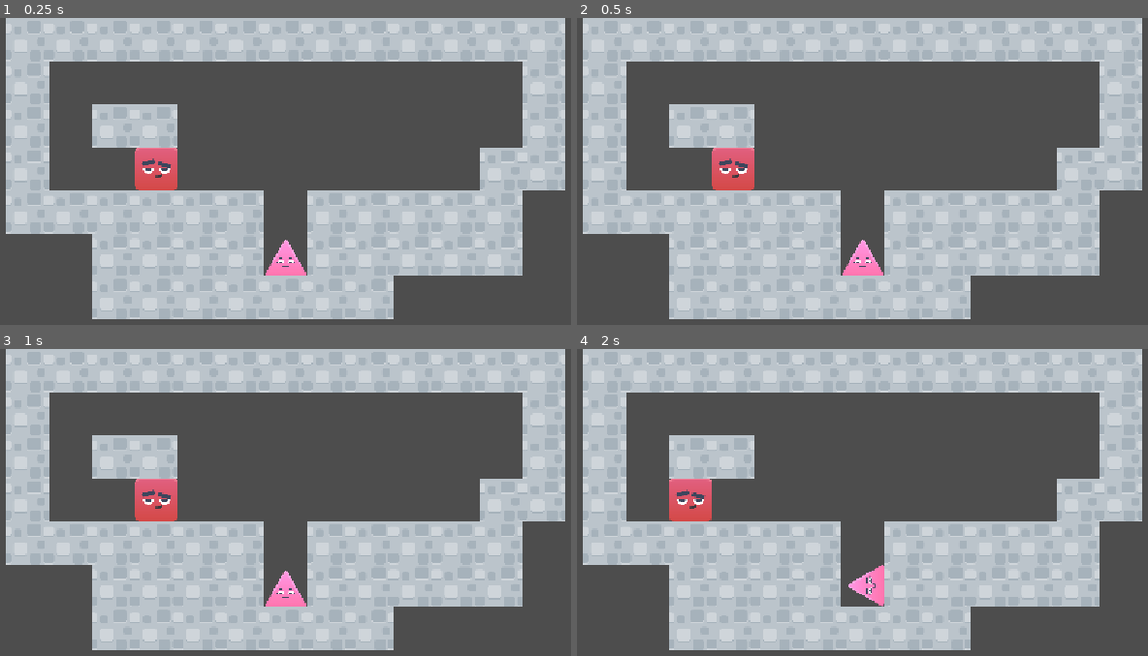
Above: before the commit, frames 1-4 (two rows, left to right).
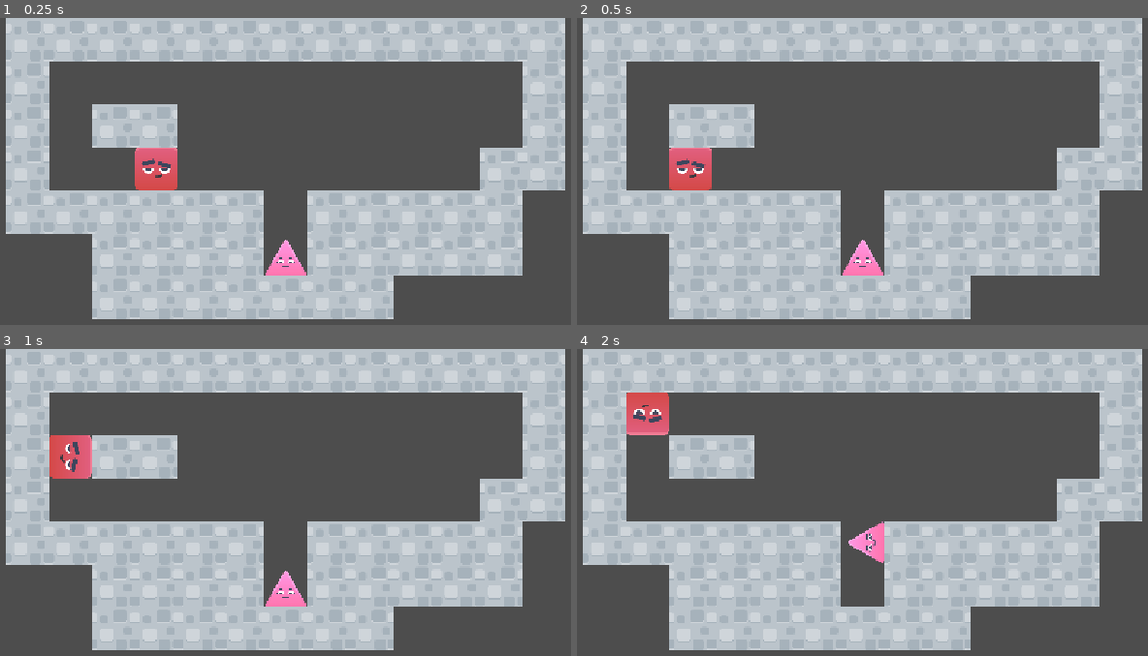
Above: after the commit, the same moments.

Repository: pklito/juniper-jam
Game: Godot game, scene res://scenes/level1.tscn
Same seed, same stepped clock (60 frames per second), same inputs: the game is played once before the commit and once after it.
Inputs:
- Up to frame 1 (0.25 s): no input
- Up to frame 2 (0.5 s): no input
- Up to frame 3 (1 s): no input
- Up to frame 4 (2 s): no input

Frame 1 is identical in both runs. In frame 2, 1.9% of the frame differs, in the area x 16-32%, y 42-57%; in frame 3, 1.9%; in frame 4, 2.8%, in the area x 8-54%, y 14-84%.

Commit message:
Move one at a time

Diff:
--- a/scripts/game.gd
+++ b/scripts/game.gd
@@ -50,7 +50,6 @@
 		if _pos_open(pos + move_vec):
 			if _pos_solid_tile(pos + move_vec + Utils.dir_to_vec2(ground_dir)):
 				pos = pos + move_vec
-				# TODO: handle double turn
 			else:
 				pos = pos + move_vec + Utils.dir_to_vec2(ground_dir)
 				ground_dir = Utils.vec2_to_dir(-move_vec)# turn around
@@ -108,17 +107,24 @@
 	triangle.update_graphics()
 var time = 0.0
 var time2 = 0.0
+var move_count : int = 4
 # Called every frame. 'delta' is the elapsed time since the previous frame.
-func _process(delta: float) -> void:
+func _physics_process(delta: float) -> void:
 
 	square.update_graphics()
 	triangle.update_graphics()
 	time += delta
 	time2 += delta
-	if time > 1:
+	if time > 0.3:
 		time = 0
-		square.move_left()
-		triangle.move_right()
+		if move_count <= -3:
+			move_count = 4
+		move_count -= 1
+
+		if move_count >= 0:
+			square.move_left()
+		else:
+			triangle.move_right()
 	if time2 > 0.1:
 		time2 = 0
 		square.update_rotation(true)
